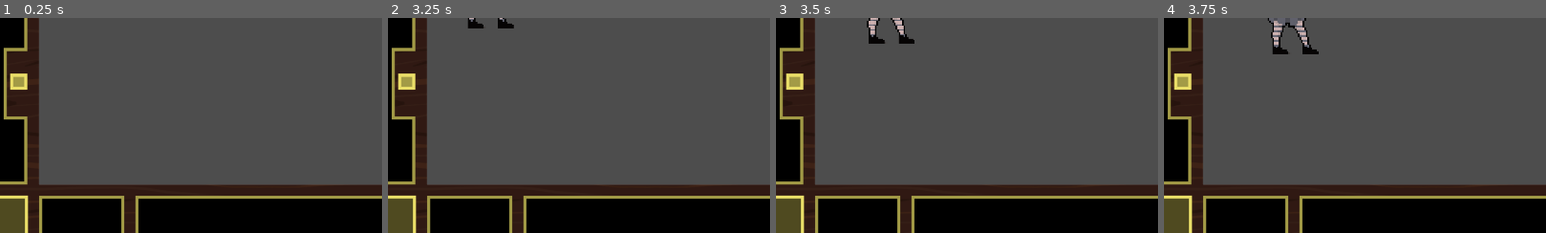
Above: before the commit, frames 1-4 (left to right).
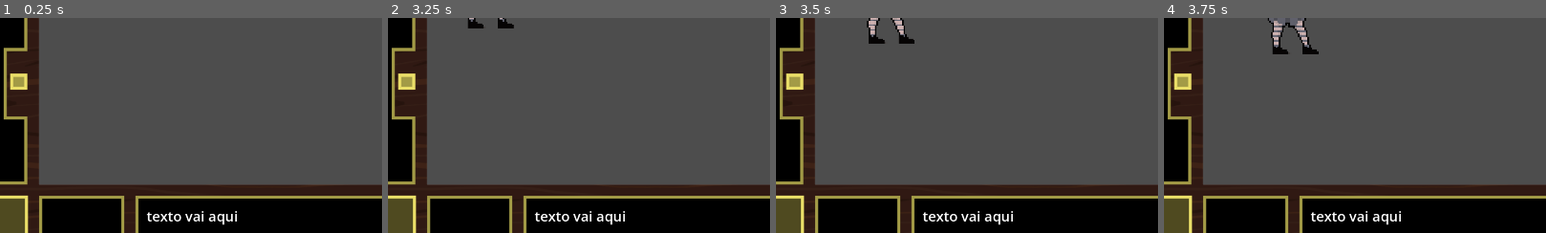
Above: after the commit, the same moments.

Repository: DavisDiad/Servida_Crua
Game: Godot game, scene res://scenes/scene1.tscn
Same seed, same stepped clock (60 frames per second), same inputs: the game is played once before the commit and once after it. The project has no main scene, so this scene is started directly.
Inputs (mouse positions are % of the whole screen's width and height, from its top left):
- Up to frame 1 (0.25 s): no input
- Up to frame 2 (3.25 s): tap Enter at 0.5, 2 s; move the mouse to (72, 45) at 0.52 s; click (72, 45) at 0.6 s; tap Space at 1.25 s; move the mouse to (30, 55) at 1.27 s; click (30, 55) at 1.35 s; move the mouse to (60, 28) at 2.02 s; click (60, 28) at 2.1 s; move the mouse to (45, 70) at 2.77 s; click (45, 70) at 2.85 s
- Up to frame 3 (3.5 s): no input
- Up to frame 4 (3.75 s): move the mouse to (80, 65) at 3.52 s; click (80, 65) at 3.6 s
The pictures show only the part of the screen within x 10-60%, y 34-84%; the shares and areas given below are measured in that part.

The runs differ from the first frame. In frame 1, 0.5% of the frame differs, in the area x 38-62%, y 89-97%; in frame 2, 0.5%; in frame 3, 0.5%; in frame 4, 0.5%.

Commit message:
Adição do desmembramento

Diff:
--- a/project.godot
+++ b/project.godot
@@ -10,7 +10,7 @@
 
 [application]
 
-config/name="We_Are_The_Monsters"
+config/name="Servida_Crua"
 config/features=PackedStringArray("4.3", "GL Compatibility")
 config/icon="res://icon.svg"
 
--- a/scenes/enemys/cat/cat.gd
+++ b/scenes/enemys/cat/cat.gd
@@ -4,7 +4,7 @@
 
 # Dictionary to store the wounds of each body part
 var wounds = {
-	"head": 0,
+	"eye": 0,
 	"torso": 0,
 	"left_arm": 0,
 	"right_arm": 0,
@@ -13,11 +13,11 @@
 
 # Wound limits before a body part is dismembered
 var wound_limits = {
-	"head": 3,
+	"eye": 3,
 	"torso": 4,
-	"left_arm": 2,
+	"left_arm": 3,
 	"right_arm": 2,
-	"right_leg": 3
+	"right_leg": 2
 }
 
 # Function called when a body part takes damage
@@ -47,7 +47,7 @@
 
 # Function to hide all body parts
 func hide_all_body_parts():
-	var body_parts = ["head", "torso", "left_arm", "right_arm", "right_leg"]
+	var body_parts = ["eye", "torso", "left_arm", "right_arm", "right_leg"]
 	for part in body_parts:
 		var sprite = get_node(part)
 		if sprite:
--- a/scenes/enemys/cat/cat.tscn
+++ b/scenes/enemys/cat/cat.tscn
@@ -1,24 +1,24 @@
 [gd_scene load_steps=14 format=3 uid="uid://ctls4fuoxikdh"]
 
 [ext_resource type="Script" path="res://scenes/enemys/cat/cat.gd" id="1_qq22p"]
-[ext_resource type="Texture2D" uid="uid://dw41gyt80vv7c" path="res://placeholders/cat/car_torso.png" id="1_twuj7"]
-[ext_resource type="Texture2D" uid="uid://dl3jpdc6eqlfh" path="res://placeholders/cat/car_right_arm.png" id="2_0y7b7"]
-[ext_resource type="Texture2D" uid="uid://bpujtt6b0nk3s" path="res://placeholders/cat/car_right_leg_wound.png" id="2_a8pwu"]
-[ext_resource type="Texture2D" uid="uid://cf0v2d4q3l3am" path="res://placeholders/cat/car_left_arm.png" id="3_kj340"]
+[ext_resource type="Texture2D" uid="uid://cf1q2cttk47h4" path="res://scenes/enemys/cat/sprites/car_final_torso_head.png" id="3_8rdeq"]
 [ext_resource type="Script" path="res://scenes/enemys/cat/member.gd" id="3_vo7la"]
-[ext_resource type="Texture2D" uid="uid://cpo5ay6qewy4j" path="res://placeholders/cat/car_right_leg.png" id="4_f4kcs"]
-[ext_resource type="Texture2D" uid="uid://biqsk5fckvbx5" path="res://placeholders/cat/car_head.png" id="5_6rsdx"]
+[ext_resource type="Texture2D" uid="uid://jtl25fj63nwx" path="res://scenes/enemys/cat/sprites/car_final_right_arm.png" id="5_5d234"]
+[ext_resource type="Texture2D" uid="uid://cf851epusxi4l" path="res://scenes/enemys/cat/sprites/car_final_left_arm.png" id="6_1skua"]
+[ext_resource type="Texture2D" uid="uid://byjrgq81j5rco" path="res://scenes/enemys/cat/sprites/car_final_right_leg.png" id="7_lo3pc"]
+[ext_resource type="Texture2D" uid="uid://b0xa5e3depykq" path="res://scenes/enemys/cat/sprites/car_final_right_leg_wound.png" id="7_lykld"]
+[ext_resource type="Texture2D" uid="uid://dytmanl81c3fc" path="res://scenes/enemys/cat/sprites/car_final_eye.png" id="8_83k6w"]
 
 [sub_resource type="CapsuleShape2D" id="CapsuleShape2D_miqyt"]
-radius = 164.754
-height = 465.025
+radius = 141.387
+height = 579.581
 
 [sub_resource type="CapsuleShape2D" id="CapsuleShape2D_6yq8y"]
 radius = 60.4449
 height = 288.978
 
 [sub_resource type="CapsuleShape2D" id="CapsuleShape2D_cf5kp"]
-radius = 73.3123
+radius = 100.018
 height = 249.822
 
 [sub_resource type="CapsuleShape2D" id="CapsuleShape2D_2onun"]
@@ -26,16 +26,16 @@
 height = 327.64
 
 [sub_resource type="CircleShape2D" id="CircleShape2D_d0t2j"]
-radius = 167.012
+radius = 82.5379
 
 [node name="Cat" type="Node2D"]
 script = ExtResource("1_qq22p")
-right_leg_wound_texture = ExtResource("2_a8pwu")
+right_leg_wound_texture = ExtResource("7_lykld")
 
 [node name="torso" type="Sprite2D" parent="."]
 z_index = 1
 scale = Vector2(0.4, 0.4)
-texture = ExtResource("1_twuj7")
+texture = ExtResource("3_8rdeq")
 
 [node name="Area2D" type="Area2D" parent="torso" node_paths=PackedStringArray("enemy")]
 script = ExtResource("3_vo7la")
@@ -43,14 +43,14 @@
 enemy = NodePath("../..")
 
 [node name="CollisionShape2D" type="CollisionShape2D" parent="torso/Area2D"]
-position = Vector2(76, -65)
+position = Vector2(42.5, -2.5)
 rotation = -2.56454
 shape = SubResource("CapsuleShape2D_miqyt")
 
 [node name="right_arm" type="Sprite2D" parent="."]
 z_index = 2
 scale = Vector2(0.4, 0.4)
-texture = ExtResource("2_0y7b7")
+texture = ExtResource("5_5d234")
 
 [node name="Area2D" type="Area2D" parent="right_arm" node_paths=PackedStringArray("enemy")]
 script = ExtResource("3_vo7la")
@@ -65,7 +65,7 @@
 [node name="left_arm" type="Sprite2D" parent="."]
 z_index = 2
 scale = Vector2(0.4, 0.4)
-texture = ExtResource("3_kj340")
+texture = ExtResource("6_1skua")
 
 [node name="Area2D" type="Area2D" parent="left_arm" node_paths=PackedStringArray("enemy")]
 script = ExtResource("3_vo7la")
@@ -73,16 +73,17 @@
 enemy = NodePath("../..")
 
 [node name="CollisionShape2D" type="CollisionShape2D" parent="left_arm/Area2D"]
-position = Vector2(-216, 302)
-rotation = 5.88976
+position = Vector2(-177.5, 300)
+rotation = 6.2921
 shape = SubResource("CapsuleShape2D_cf5kp")
 
 [node name="right_leg" type="Sprite2D" parent="."]
 z_index = 2
 scale = Vector2(0.4, 0.4)
-texture = ExtResource("4_f4kcs")
+texture = ExtResource("7_lo3pc")
 
 [node name="Area2D" type="Area2D" parent="right_leg" node_paths=PackedStringArray("enemy")]
+position = Vector2(-30, 5)
 script = ExtResource("3_vo7la")
 body_part = "right_leg"
 enemy = NodePath("../..")
@@ -92,25 +93,25 @@
 rotation = -0.174446
 shape = SubResource("CapsuleShape2D_2onun")
 
-[node name="head" type="Sprite2D" parent="."]
+[node name="eye" type="Sprite2D" parent="."]
 z_index = 3
 position = Vector2(10, 4)
 scale = Vector2(0.4, 0.4)
-texture = ExtResource("5_6rsdx")
+texture = ExtResource("8_83k6w")
 
-[node name="Area2D" type="Area2D" parent="head" node_paths=PackedStringArray("enemy")]
+[node name="Area2D" type="Area2D" parent="eye" node_paths=PackedStringArray("enemy")]
 z_index = 2
 script = ExtResource("3_vo7la")
-body_part = "head"
+body_part = "eye"
 enemy = NodePath("../..")
 
-[node name="CollisionShape2D" type="CollisionShape2D" parent="head/Area2D"]
+[node name="CollisionShape2D" type="CollisionShape2D" parent="eye/Area2D"]
 z_index = 2
-position = Vector2(-69, 122)
+position = Vector2(-162.5, 135)
 shape = SubResource("CircleShape2D_d0t2j")
 
 [connection signal="input_event" from="torso/Area2D" to="torso/Area2D" method="_on_input_event"]
 [connection signal="input_event" from="right_arm/Area2D" to="right_arm/Area2D" method="_on_input_event"]
 [connection signal="input_event" from="left_arm/Area2D" to="left_arm/Area2D" method="_on_input_event"]
 [connection signal="input_event" from="right_leg/Area2D" to="right_leg/Area2D" method="_on_input_event"]
-[connection signal="input_event" from="head/Area2D" to="head/Area2D" method="_on_input_event"]
+[connection signal="input_event" from="eye/Area2D" to="eye/Area2D" method="_on_input_event"]
--- a/scenes/fight.tscn
+++ /dev/null
@@ -1,20 +0,0 @@
-[gd_scene load_steps=4 format=3 uid="uid://cofg4e1bbi23e"]
-
-[ext_resource type="PackedScene" uid="uid://ctls4fuoxikdh" path="res://scenes/enemys/cat/cat.tscn" id="1_kmjyr"]
-[ext_resource type="PackedScene" uid="uid://bct6pd7l1iui0" path="res://scenes/ui.tscn" id="1_y6pb0"]
-[ext_resource type="Texture2D" uid="uid://b5cyg7hfck87d" path="res://placeholders/rascunho_batalha1.png" id="2_17t0c"]
-
-[node name="Fight" type="Node2D"]
-
-[node name="Cat" parent="." instance=ExtResource("1_kmjyr")]
-z_index = 1
-position = Vector2(936, 430)
-
-[node name="UI" parent="." instance=ExtResource("1_y6pb0")]
-
-[node name="TextureRect2" type="TextureRect" parent="."]
-offset_left = 288.0
-offset_top = 39.0
-offset_right = 1637.0
-offset_bottom = 796.0
-texture = ExtResource("2_17t0c")
--- /dev/null
+++ b/scenes/fight/fight.gd
@@ -0,0 +1,23 @@
+extends Node2D
+
+var ui_scene = preload("res://scenes/ui.tscn")
+var ui_instance
+var actions_panel
+var label
+
+func _ready() -> void:
+	ui_instance = ui_scene.instantiate()
+	add_child(ui_instance)
+
+	actions_panel = ui_instance.get_node("TextureRect/ActionsPanel")
+	label = ui_instance.get_node("TextureRect/TextBox/Label")
+	actions_panel.visible = false
+
+	display_text("Um gato bufa ao sentir a tua presença.")
+
+func _input(event: InputEvent) -> void:
+	if Input.is_action_just_pressed("left_click") and actions_panel.visible == false:
+		actions_panel.visible = true
+
+func display_text(text):
+	label.text = text
--- /dev/null
+++ b/scenes/fight/fight.tscn
@@ -0,0 +1,22 @@
+[gd_scene load_steps=5 format=3 uid="uid://cofg4e1bbi23e"]
+
+[ext_resource type="Script" path="res://scenes/fight/fight.gd" id="1_4se71"]
+[ext_resource type="PackedScene" uid="uid://ctls4fuoxikdh" path="res://scenes/enemys/cat/cat.tscn" id="2_cubfr"]
+[ext_resource type="PackedScene" uid="uid://bct6pd7l1iui0" path="res://scenes/ui.tscn" id="3_63nu4"]
+[ext_resource type="Texture2D" uid="uid://b5cyg7hfck87d" path="res://placeholders/rascunho_batalha1.png" id="4_bv1ih"]
+
+[node name="Fight" type="Node2D"]
+script = ExtResource("1_4se71")
+
+[node name="Cat" parent="." instance=ExtResource("2_cubfr")]
+z_index = 1
+position = Vector2(936, 430)
+
+[node name="UI" parent="." instance=ExtResource("3_63nu4")]
+
+[node name="TextureRect2" type="TextureRect" parent="."]
+offset_left = 288.0
+offset_top = 39.0
+offset_right = 1637.0
+offset_bottom = 796.0
+texture = ExtResource("4_bv1ih")
--- a/scenes/ui.tscn
+++ b/scenes/ui.tscn
@@ -1,6 +1,12 @@
-[gd_scene load_steps=2 format=3 uid="uid://bct6pd7l1iui0"]
+[gd_scene load_steps=4 format=3 uid="uid://bct6pd7l1iui0"]
 
 [ext_resource type="Texture2D" uid="uid://bysnilc46rwri" path="res://placeholders/ui decorada.png" id="1_lmlxa"]
+
+[sub_resource type="StyleBoxFlat" id="StyleBoxFlat_640q4"]
+bg_color = Color(0, 0, 0, 1)
+
+[sub_resource type="StyleBoxFlat" id="StyleBoxFlat_2wbvh"]
+bg_color = Color(0.639216, 0.607843, 0.27451, 1)
 
 [node name="UI" type="CanvasLayer"]
 
@@ -12,3 +18,86 @@
 grow_horizontal = 2
 grow_vertical = 2
 texture = ExtResource("1_lmlxa")
+
+[node name="TextBox" type="Panel" parent="TextureRect"]
+layout_mode = 1
+anchors_preset = -1
+anchor_top = 1.0
+anchor_right = 1.0
+anchor_bottom = 1.0
+offset_left = 538.0
+offset_top = -255.0
+offset_right = -295.0
+offset_bottom = -36.0
+grow_horizontal = 2
+grow_vertical = 0
+size_flags_vertical = 8
+theme_override_styles/panel = SubResource("StyleBoxFlat_640q4")
+
+[node name="Label" type="Label" parent="TextureRect/TextBox"]
+layout_mode = 1
+anchors_preset = -1
+anchor_right = 1.0
+anchor_bottom = 1.0
+offset_left = 20.0
+offset_top = 20.0
+offset_right = -20.0
+offset_bottom = -20.0
+grow_horizontal = 2
+grow_vertical = 2
+theme_override_font_sizes/font_size = 35
+text = "texto vai aqui"
+
+[node name="ActionsPanel" type="Panel" parent="TextureRect"]
+visible = false
+layout_mode = 1
+anchors_preset = 12
+anchor_top = 1.0
+anchor_right = 1.0
+anchor_bottom = 1.0
+offset_left = 538.0
+offset_top = -255.0
+offset_right = -295.0
+offset_bottom = -36.0
+grow_horizontal = 2
+grow_vertical = 0
+size_flags_vertical = 8
+theme_override_styles/panel = SubResource("StyleBoxFlat_640q4")
+
+[node name="Actions" type="HBoxContainer" parent="TextureRect/ActionsPanel"]
+layout_mode = 1
+anchors_preset = -1
+anchor_right = 1.0
+anchor_bottom = 1.0
+offset_left = 30.0
+offset_top = 60.0
+offset_right = -30.0
+offset_bottom = -60.0
+grow_horizontal = 2
+grow_vertical = 2
+theme_override_constants/separation = 30
+alignment = 1
+
+[node name="Button" type="Button" parent="TextureRect/ActionsPanel/Actions"]
+layout_mode = 2
+size_flags_horizontal = 3
+theme_override_colors/font_color = Color(0, 0, 0, 1)
+theme_override_font_sizes/font_size = 45
+theme_override_styles/normal = SubResource("StyleBoxFlat_2wbvh")
+text = "Atacar"
+
+[node name="Button3" type="Button" parent="TextureRect/ActionsPanel/Actions"]
+layout_mode = 2
+size_flags_horizontal = 3
+theme_override_colors/font_color = Color(0, 0, 0, 1)
+theme_override_font_sizes/font_size = 45
+theme_override_styles/normal = SubResource("StyleBoxFlat_2wbvh")
+text = "Defender"
+
+[node name="Button2" type="Button" parent="TextureRect/ActionsPanel/Actions"]
+layout_mode = 2
+size_flags_horizontal = 3
+theme_override_colors/font_color = Color(0, 0, 0, 1)
+theme_override_font_sizes/font_size = 45
+theme_override_styles/normal = SubResource("StyleBoxFlat_2wbvh")
+text = "Falar"
Binary file added: scenes/enemys/cat/sprites/car_final_eye.png
Not shown, added: scenes/enemys/cat/sprites/car_final_eye.png.import
Binary file added: scenes/enemys/cat/sprites/car_final_left_arm.png
Not shown, added: scenes/enemys/cat/sprites/car_final_left_arm.png.import
Binary file added: scenes/enemys/cat/sprites/car_final_right_arm.png
Not shown, added: scenes/enemys/cat/sprites/car_final_right_arm.png.import
Binary file added: scenes/enemys/cat/sprites/car_final_right_leg.png
Not shown, added: scenes/enemys/cat/sprites/car_final_right_leg.png.import
Binary file added: scenes/enemys/cat/sprites/car_final_right_leg_wound.png
Not shown, added: scenes/enemys/cat/sprites/car_final_right_leg_wound.png.import
Binary file added: scenes/enemys/cat/sprites/car_final_torso_head.png
Not shown, added: scenes/enemys/cat/sprites/car_final_torso_head.png.import
